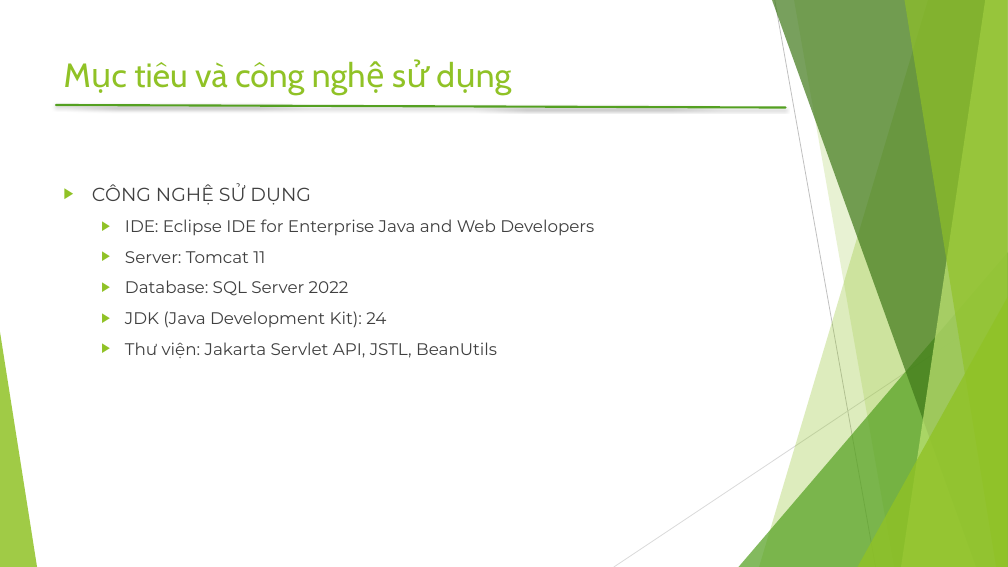
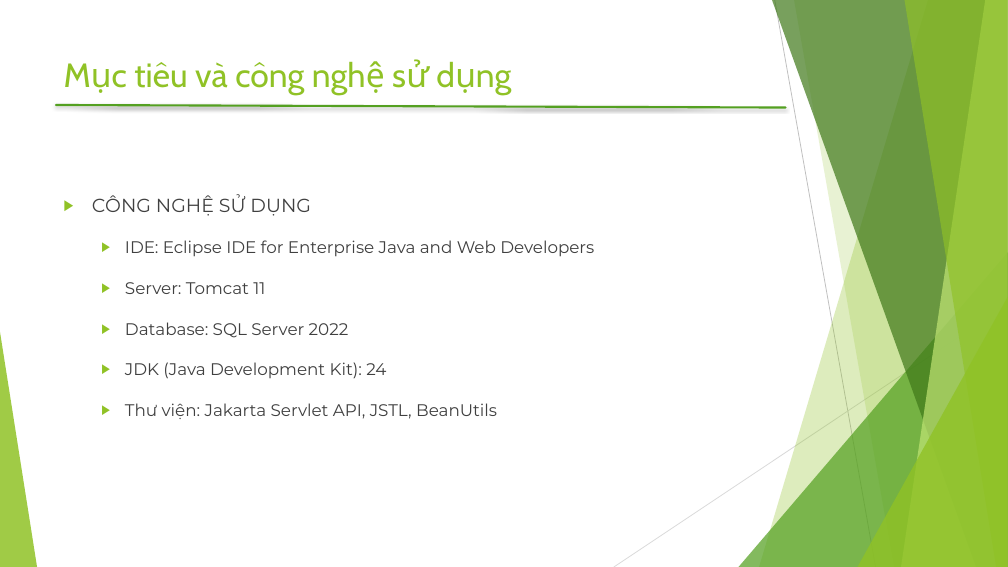
Before and after one commit to minhtvpy00202-git/Assignment_PY00202_MinhTV, a slide deck: slide 5 of Slide_ASM_PY00202_MinhTV.pptx. Drawn at 1008x567 pixels with LibreOffice and Linux fonts; fonts in the diff are those of the drawing. Boxes give left, top, right and bottom in pixels: in the first picture for what was removed or moved away, otherwise in the second. Text is boxed around its words. In the diff, an @@ line names an element or a change of style, - is before the commit and + after.

```diff
--- a/Slide_ASM_PY00202_MinhTV.pptx
+++ b/Slide_ASM_PY00202_MinhTV.pptx
@@ text "CÔNG NGHỆ SỬ DỤNG" at [125,240,594,419]: line spacing 1 to 1.5 @@
```
Also in this commit, not shown: 8 other slides changed, 30 other files.
